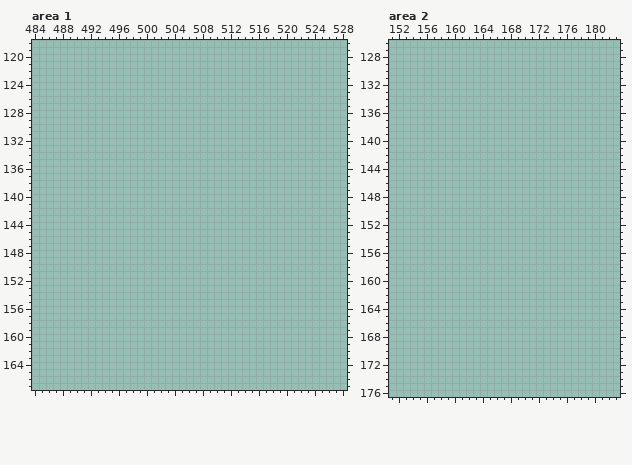
File history of a pixel-art file, aseprite/animated_objects.aseprite. This is how it looked before the edit.
656x336 pixels, 1 frame. Shown: area 1: x 484..528, y 118..167; area 2: x 151..183, y 126..176. The commit also changed other parts of the picture, which this record leaves out.
And afterwards:
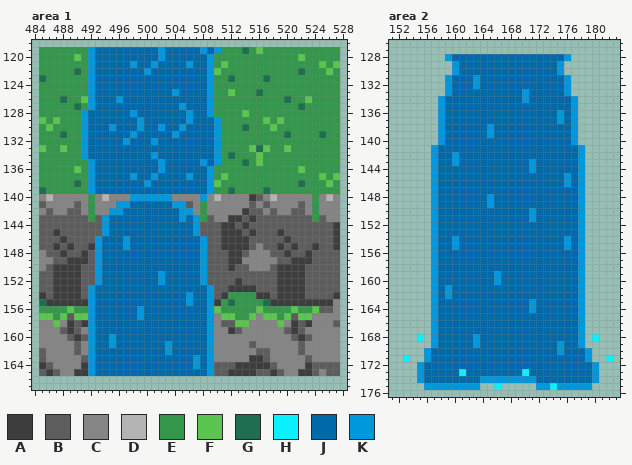
Palette (. is transparent): A #3d3d3d  B #5d5d5d  C #858585  D #b4b4b4  E #33984b  F #5ac54f  G #1e6f50  H #0cf1ff  J #0069aa  K #0098dc
Difference:
Changed rows in their new state; - is an unchanged pixel.
Area 1:
first column x 485:
119 EEEEEEEKJJJJJJJJJKJJJJJKJKEEEGEFEEEEEEEEEEE
120 EEEEEFEKJJJJJJJJJKJJJJJJKEEEEEEEEEEEEFEEEEE
121 EEEEEEEKJJJJJKJJKJJJJKJJKEFEEEEEEEEEEEEEFEF
122 EEEEEGEKJJJJJJJKJJJJJJJJKFEEEEEEEEEEEGEEEFE
123 GEEEEEEKJJJJJJJJJJJJJJJJKEEGEEEEGEEEEEEEEEE
124 EEEEEEEKJJJJJJJJJJJJJJJJKEEEEEEEEEEEEEEEEEE
125 EEEEEEEKJJJJJJJJJJJKJJJJKEEFEEEGEEEEEEEEEEE
126 EEEGEEFKJJJKJJJJJJJJJJJJKEEEEEEEEEEGEEFEEEE
127 EEEEEGEKJJJJJJJJJJJJKJJJKEEEEEEEEEEEEGEEEEE
128 EEEEEEKJJJJJJKJJJJJJJKJJKEEEEFEEEEEEEEEEEEE
129 FEFEEEKJJJJJJJKJJJJJJKJJJKEEEEEEFEFEEEEEEEE
130 EFEEEEKJJJKJJJKJJKJJKJJJJKEEEGEEEFEEEEEEEEE
131 EEEGEEKJJJJJJKJJJJJKJJJJJKEEEEEEEEEGEEEEGEE
132 EEEEEEKJJJJJKJJJKJJJJJJJJKEEEEEEEEEEEEEEEEE
133 FEEFEEKJJJJJJJJJJJJJJJJJJKEEEEFGFEEFEEEEEEE
134 EEEEEEKJJJJJJJJJKJJJJJJJJKEGEEEFEEEEEEEEEEE
135 EEEEEEEKJJJJJJJJJKJJJJJKJKEEEGEFEEEEEEEEEEE
136 EEEEEFEKJJJJJJJJJKJJJJJJKEEEEEEEEEEEEFEEEEE
137 EEEEEEEKJJJJJKJJKJJJJKJJKEFEEEEEEEEEEEEEFEF
138 EEEEEGEKJJJJJJJKJJJJJJJJKFEEEEEEEEEEEGEEEFE
139 GEEEEEEKJJJJJJJJJJJJJJJJKEEGEEEEGEEEEEEEEEE
140 CDCCCCCECDCCCKKKKKKCCCCKCDCCCCABCDCCCCCECDC
141 BCCCCBCECCCKKJJJJJJKKBCECCCCCCBCBCCCCBCECCC
142 CBCCBBCECCKKJJJJJJJJKKCECCCCCABBCBCCBBCECCC
143 BBBBBBBEBKJJJJJJJJJJKJKEBCCAABABBBBBBBBEBCC
144 BBBBBBBBBKJJJJJJJJJJJJKBBBAABABBBBBBBBBBBBA
145 BBABBBBBBKJJJJJJJJJJJJKBBBAAABABBBABBBBBBBA
146 BBBABBBBKJJJKJJJJJJJJJJKBBAAAABBBBBABBBBBBA
147 BBABABBAKJJJKJJJJJJJJJJKBBAAAABCBBABABBABBA
148 CBBABBABKJJJJJJJJJJJJJJKBBBAABCCCBBABBABBBB
149 CCBBAAABKJJJJJJJJJJJJJJKBBBAACCCCCBBAAABBBB
150 CBAAAABBKJJJJJJJJJJJJJJKBBBABBCCCBAAAABBBBB
151 BBAAAABBKJJJJJJJJKJJJJJKBBBBBBBBBBAAAABBBBB
152 BBAAAABBKJJJJJJJJKJJJJJKBBBBABBBBBAAAABBBBB
153 BBAAAABKJJJJJJJJJJJJJJJJKBBAAAABBBAAAABBBBB
154 ABAAAABKJJJJJJJJJJJJJKJJKBAEEEEAABAAAABBBBA
155 GAAAAAAKJJJJJJJJJJJJJKJJKAEGEEEEGAAAAAAAAAC
156 EEEEFEEKJJJJJJKJJJJJJJJJKFEEEEEFEEEEFEEFBBC
157 FFEFBFFKJJJJJJKJJJJJJJJJKCFFEEFCFFEFBFFCCCC
158 CCFCABAKJJJJJJJJJJJJJJJJKCBBFFCCCCFCABACCCB
159 CCCBABCKJJJJJJJJJJJJJJJJKCCABCCCCCCBABCCCCC
160 CCCCBABKJJKJJJJJJJJJJJJJKCCCCCCCCCCCBABCCCC
161 CCCCCBCKJJKJJJJJJJKJJJJJKCCCCCBCCCCCCBCCCCC
162 BCCCCBCKJJJJJJJJJJKJJJJJKCCCCCCBBCCCCBCCCCC
163 BCCCCCBKJJJJJJJJJJJJJJKJKCCCCCAABCCCCCBCCCC
164 ABCCCCAKJJJJJJJJJJJJJJKJKBBBAAAAABCCCCABBBB
165 BABCCAAKJJJJJJJJJJJJJJJJKBBAAAABBABCCAABCBB
Area 2:
first column x 153:
128 ------KJJJJJJJJJJJJJJJJK------
129 -------KJJJJJJJJJJJJJJK-------
130 -------KJJJJJJJJJJJJJJK-------
131 ------KJJJKJJJJJJJJJJJJK------
132 ------KJJJKJJJJJJJJJJJJK------
133 ------KJJJJJJJJJJKJJJJJK------
134 -----KJJJJJJJJJJJKJJJJJJK-----
135 -----KJJJJJJJJJJJJJJJJJJK-----
136 -----KJJJJJJJJJJJJJJJJKJK-----
137 -----KJJJJJJJJJJJJJJJJKJK-----
138 -----KJJJJJJKJJJJJJJJJJJK-----
139 -----KJJJJJJKJJJJJJJJJJJK-----
140 -----KJJJJJJJJJJJJJJJJJJK-----
141 ----KJJJJJJJJJJJJJJJJJJJJK----
142 ----KJJKJJJJJJJJJJJJJJJJJK----
143 ----KJJKJJJJJJJJJJKJJJJJJK----
144 ----KJJJJJJJJJJJJJKJJJJJJK----
145 ----KJJJJJJJJJJJJJJJJJJKJK----
146 ----KJJJJJJJJJJJJJJJJJJKJK----
147 ----KJJJJJJJJJJJJJJJJJJJJK----
148 ----KJJJJJJJKJJJJJJJJJJJJK----
149 ----KJJJJJJJKJJJJJJJJJJJJK----
150 ----KJJJJJJJJJJJJJKJJJJJJK----
151 ----KJJJJJJJJJJJJJKJJJJJJK----
152 ----KJJJJJJJJJJJJJJJJJJJJK----
153 ----KJJJJJJJJJJJJJJJJJJJJK----
154 ----KJJKJJJJJJJJJJJJJJJKJK----
155 ----KJJKJJJJJJJJJJJJJJJKJK----
156 ----KJJJJJJJJJJJJJJJJJJJJK----
157 ----KJJJJJJJJJJJJJJJJJJJJK----
158 ----KJJJJJJJJJJJJJJJJJJJJK----
159 ----KJJJJJJJJKJJJJJJJJJJJK----
160 ----KJJJJJJJJKJJJJJJJJJJJK----
161 ----KJKJJJJJJJJJJJJJJJJJJK----
162 ----KJKJJJJJJJJJJJJJJJJJJK----
163 ----KJJJJJJJJJJJJJKJJJJJJK----
164 ----KJJJJJJJJJJJJJKJJJJJJK----
165 ----KJJJJJJJJJJJJJJJJJJJJK----
166 ----KJJJJJJJJJJJJJJJJJJJJK----
167 ----KJJJJJJJJJJJJJJJJJJJJK----
168 --H-KJJJJJKJJJJJJJJJJJJJJK-H--
169 ----KJJJJJKJJJJJJJJJJJKJJK----
170 ---KJJJJJJJJJJJJJJJJJJKJJJK---
171 H--KJJJJJJJJJJJJJJJJJJJJJJK--H
172 --KJJJJJJJJJJJJJJJJJJJJJJJJK--
173 --KJJJJJHJJJJJJJJHJJJJJJJJJK--
174 --KJJJJJJJJKKKKKKKKJJJJJJJJK--
175 ---KKKKKKKK--H-----KKHKKKKK---
